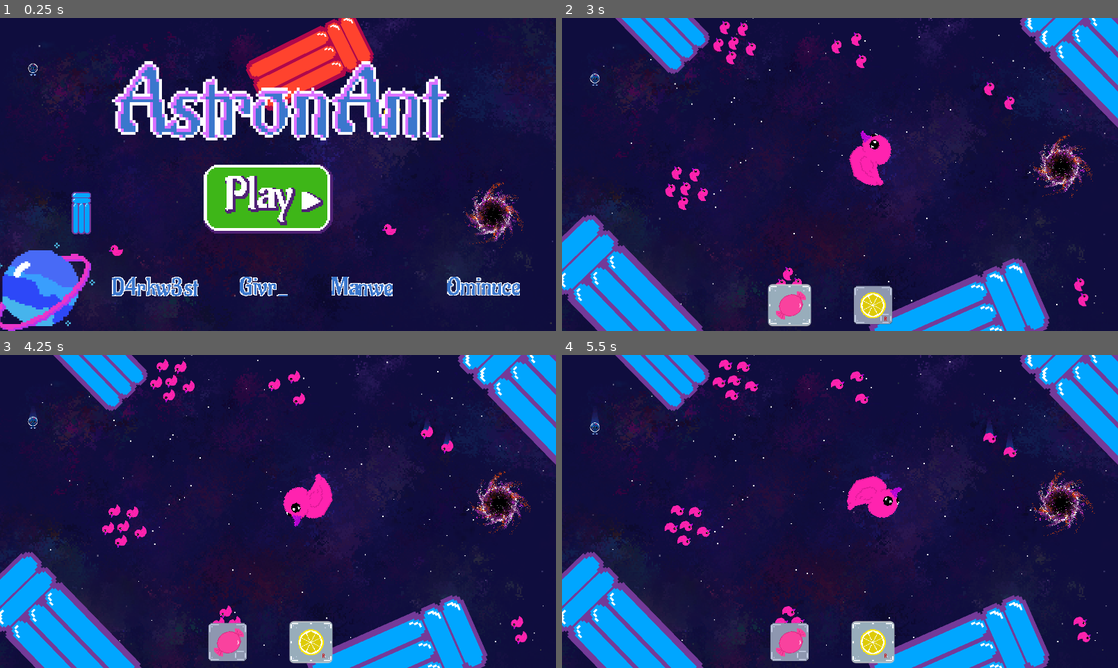
Above: before the commit, frames 1-4 (two rows, left to right).
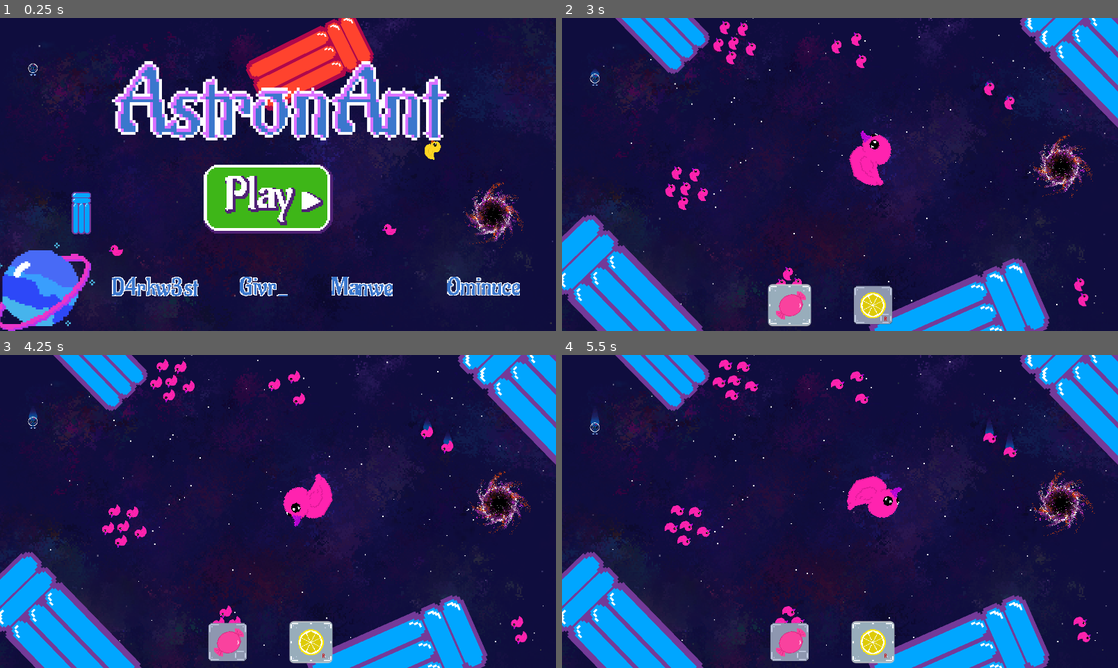
Above: after the commit, the same moments.

Repository: daalvehn/FourmiDab
Game: Godot game, scene res://Scene/level_0_Start.tscn
Two runs of this game, one before a commit and one after it. Both use one fixed random seed, a clock stepped at 60 frames per second and the inputs below.
Inputs (mouse positions are in pixels of both pictures, inside the frame that each line leads up to):
- Up to frame 1 (0.25 s): no input
- Up to frame 2 (3 s): click (828, 199) at 0.5 s; click "E" at 1.25 s; click "R" at 2 s; click "E" at 2.75 s
- Up to frame 3 (4.25 s): click "R" at 3.5 s
- Up to frame 4 (5.5 s): click "E" at 4.25 s; click "R" at 5 s

The runs differ from the first frame. In frame 1, 0.1% of the frame differs, in the area x 69-80%, y 28-46%; in frame 2, less than 0.1%; in frame 3, less than 0.1%; in frame 4, less than 0.1%.

Commit message:
some code cleaning, variable renaming (snake_case)

Diff:
--- a/Asset/Gameplay/TrailHandler.gd
+++ b/Asset/Gameplay/TrailHandler.gd
@@ -1,24 +1,23 @@
 extends Line2D
 
 @export var length = 10
-@export var updateDistance = 20
+@export var update_distance = 20
 
 var point = Vector2()
-var parentLastPosition = Vector2()
-var parentCurrentPosition = Vector2()
+var parent_last_position = Vector2()
+var parent_current_position = Vector2()
 
-func _process(delta):
+func _process(_delta):
 	global_position = Vector2(0,0)
 	global_rotation = 0
-	parentCurrentPosition = get_parent().global_position
+	parent_current_position = get_parent().global_position
 
-	if (parentLastPosition.distance_to(parentCurrentPosition)  >= updateDistance):
-		parentLastPosition = parentCurrentPosition
-		updateTrail()
+	if (parent_last_position.distance_to(parent_current_position)  >= update_distance):
+		parent_last_position = parent_current_position
+		update_trail()
 
-
-func updateTrail():
-	point = parentCurrentPosition
+func update_trail():
+	point = parent_current_position
 	add_point(point)
 	while get_point_count() > length:
 		remove_point(0)
--- a/Script/PathDebris.gd
+++ b/Script/PathDebris.gd
@@ -1,13 +1,14 @@
 extends Node2D
+
 @export	var rotation_period = 1
-@export var periodInSecond : float = 1
+@export var period_in_second : float = 1
 var degrees_per_second = 360
 
 func _process(delta):
 	$Sprite2D.rotate((delta / 2) * deg_to_rad(degrees_per_second)/ rotation_period)
 	$Area2D.rotate((delta / 2) * deg_to_rad(degrees_per_second)/ rotation_period)
 	if self.get_child(0).get_parent() is PathFollow2D:
-		self.progress += delta * 60 * 10 / periodInSecond
+		self.progress += delta * 60 * 10 / period_in_second
 
 func _on_area_2d_body_entered(body):
 	if body.name == "Fourmi":
--- a/Script/black_hole.gd
+++ b/Script/black_hole.gd
@@ -1,18 +1,13 @@
 extends Node2D
 
 signal player_in
+var degrees_per_second = 360.0
 
 func _ready():
 	pass
 
-
-# Called every frame. 'delta' is the elapsed time since the previous frame.
 func _process(delta):
-
-	var degrees_per_second = 360.0
-
 	$Sprite2D.rotate((delta / 100) * deg_to_rad(-degrees_per_second))
-
 
 func _on_area_2d_body_entered(body):
 	if body.name == "Fourmi":
--- a/Script/fourmi.gd
+++ b/Script/fourmi.gd
@@ -1,11 +1,7 @@
 extends RigidBody2D
 
-# Called when the node enters the scene tree for the first time.
 func _ready():
-	#self.velocity = Vector2(0, 0)
 	pass
 
-
-# Called every frame. 'delta' is the elapsed time since the previous frame.
 func _process(_delta):
 	pass
--- a/Script/inventory.gd
+++ b/Script/inventory.gd
@@ -1,6 +1,5 @@
 extends Node2D
 
-# extend with other slot if needed
 var inventory = {
 					"PlanetCandy" : 0,
 					"PlanetLemon" : 0}
--- a/Script/level_0_Start.gd
+++ b/Script/level_0_Start.gd
@@ -1,15 +1,10 @@
 extends Node2D
 
-
-# Called when the node enters the scene tree for the first time.
 func _ready():
-	pass # Replace with function body.
-
-
-# Called every frame. 'delta' is the elapsed time since the previous frame.
-func _process(delta):
 	pass
 
+func _process(_delta):
+	pass
 
 func _on_button_pressed():
 	get_tree().change_scene_to_file("res://Scene/main_scene.tscn")
--- a/Script/marmelanete.gd
+++ b/Script/marmelanete.gd
@@ -7,7 +7,6 @@
 	var degrees_per_second = 360.0
 	$Sprite2D.rotate((delta / 8) * deg_to_rad(degrees_per_second))
 
-
 func _on_area_2d_body_entered(body):
 	if body.name == "Fourmi":
 		self.get_parent().get_tree().change_scene_to_file("res://Scene/level_gg.tscn")
--- a/Script/planet.gd
+++ b/Script/planet.gd
@@ -72,8 +72,8 @@
 	if mouse_in_area and event.is_pressed() and event.button_index == MOUSE_BUTTON_RIGHT:
 		planet_right_clicked.emit(self.id)
 
-func _on_planet_area_body_entered(body):
+func _on_planet_area_body_entered(_body):
 	player_in.emit(true, self.type)
 
-func _on_planet_area_body_exited(body):
+func _on_planet_area_body_exited(_body):
 	player_in.emit(false, self.type)
